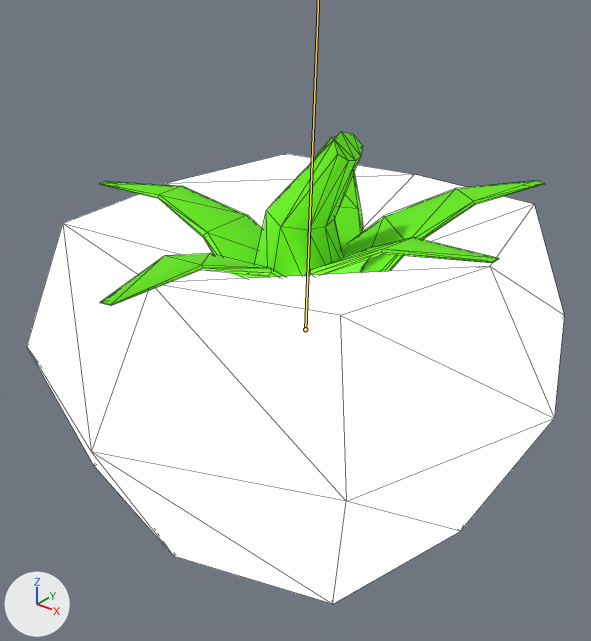
A saved change to the glTF model Assets/Projectiles/Tomato.glb.
One viewpoint serves both versions: a 50 mm camera at (0.251, -0.323, 0.204) aimed at (-0.012, 0.005, 0.0). Every picture has the same lights, and +X, +Y and +Z are marked at lower left. The bones that bend it are drawn over the model as lines. Mesh edges are drawn as thin lines.

The first picture shows 'BézierCurve.001', 'BézierCurve.002', 'BézierCurve.003', 'BézierCurve.004', 'BézierCurve.005', 'BézierCurve.006', 'Cube.002'.
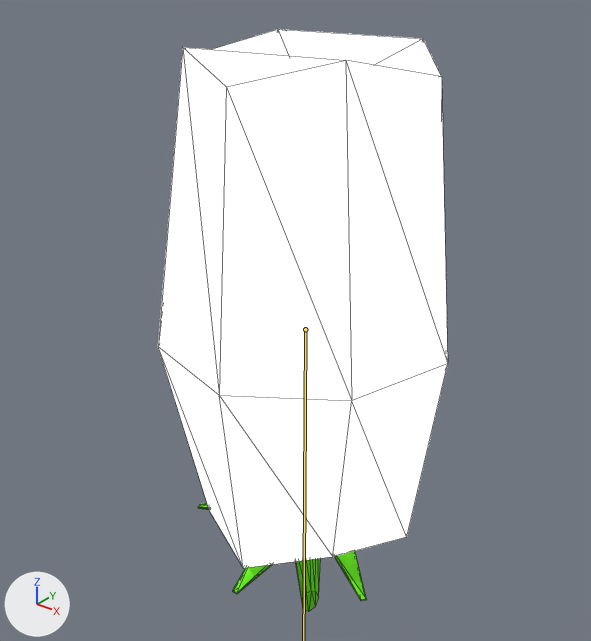
The newer file adds an action. The first version stands in its rest pose; the second is drawn at frame 5 of the action 'TomatoSpin.001'.

Boxes (x1, y1, x2, y2) around the edits, measured in the pictures (591 x 641 px):
'Cube.002', posed (46% narrower, 20% taller)
    before: (27, 154, 564, 604)
    after: (158, 29, 448, 568)
'BézierCurve.005', posed
    before: (255, 131, 362, 277)
    after: (296, 558, 321, 612)
'BézierCurve.003', posed
    before: (343, 180, 545, 273)
    after: (233, 564, 272, 594)
'BézierCurve.002', posed (not visible afterwards)
    before: (100, 181, 262, 264)
'BézierCurve.006', posed
    before: (305, 237, 499, 276)
    after: (335, 551, 366, 601)
'BézierCurve.004', posed (not visible afterwards)
    before: (100, 253, 285, 306)

What the commit changed:
Bone 'Body' (bone_body) turns from (0, 0, 0) to (180, -36, 0) degrees about its own x, y and z.
Bone 'Body' (bone_body) is rescaled from (1.0, 1.0, 1.0) to (0.55, 1.76, 0.55).
